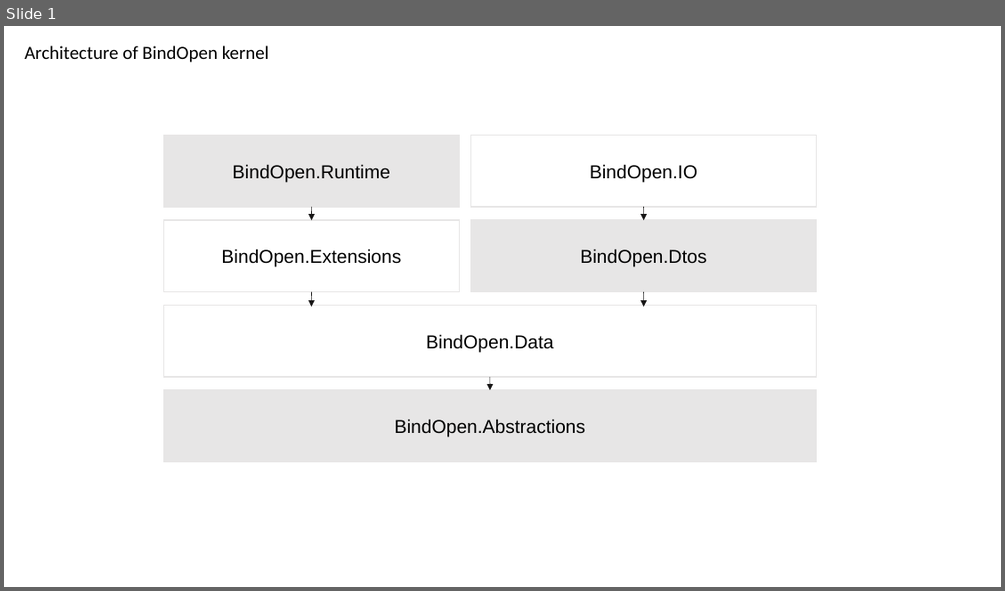
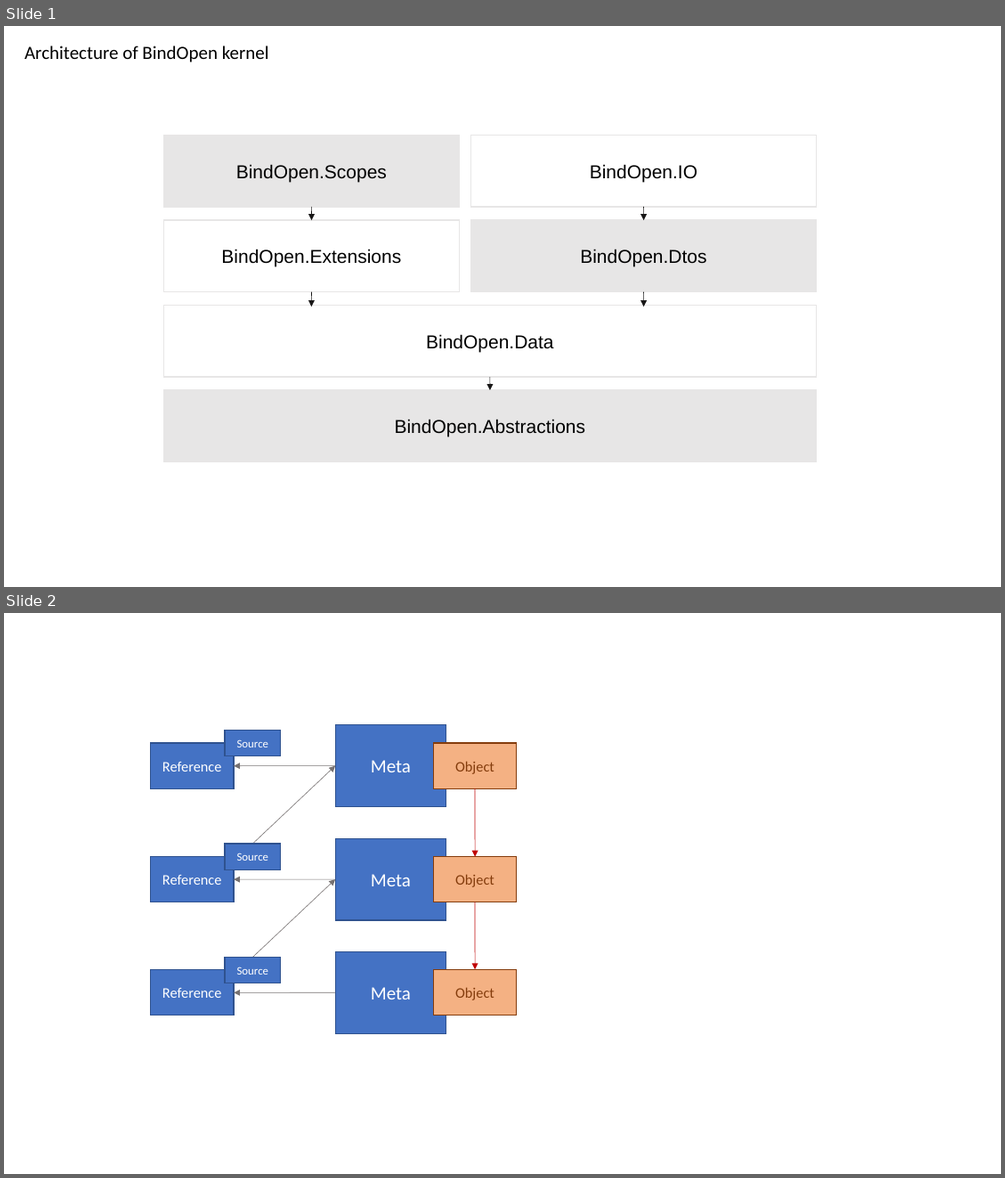
Before and after one commit to bindopen/BindOpen.Kernel, a slide deck: docs/ress/bindopen/BindOpen_Schemas.ppt. Shown one above the other, each under a label of ours: slide 1 before the commit, slides 1 and 2 after it. The pictures are 1005x591 and 1005x1178 pixels, drawn with LibreOffice and Linux fonts; fonts in the diff are those of the drawing. Boxes give left, top, right and bottom in pixels: in the first picture for what was removed or moved away, otherwise in the second. Text is boxed around its words. In the diff, an @@ line names an element or a change of style, - is before the commit and + after.

```diff
--- a/docs/ress/bindopen/BindOpen_Schemas.ppt
+++ b/docs/ress/bindopen/BindOpen_Schemas.ppt
@@ slide 2 added at (4,613,1001,1174), background #FFFFFF @@
@@ rectangle added at (151,743,234,788), fill #4472C4, outline #2F528F 0.99 pt, 14 pt, text #FFFFFF @@
+Reference
@@ rectangle added at (225,730,281,755), fill #4472C4, outline #2F528F 0.99 pt, 11 pt, text #FFFFFF @@
+Source
@@ rectangle added at (335,725,445,806), fill #4472C4, outline #2F528F 0.99 pt, 18 pt, text #FFFFFF @@
+Meta
@@ rectangle added at (433,743,516,788), fill #F4B183, outline #843C0C 0.99 pt, 14 pt, text #843C0C @@
+Object
@@ arrow added from (335, 765) to (234, 765), #767171 0.51 pt @@
@@ arrow added from (253, 844) to (335, 765), #767171 0.51 pt @@
@@ arrow added from (475, 788) to (475, 857), #C00000 0.51 pt @@
@@ rectangle added at (225,844,281,869), fill #4472C4, outline #2F528F 0.99 pt, 11 pt, text #FFFFFF @@
+Source
@@ rectangle added at (335,839,445,920), fill #4472C4, outline #2F528F 0.99 pt, 18 pt, text #FFFFFF @@
+Meta
@@ rectangle added at (151,857,234,902), fill #4472C4, outline #2F528F 0.99 pt, 14 pt, text #FFFFFF @@
+Reference
@@ arrow added from (335, 879) to (234, 879), #767171 0.51 pt @@
@@ arrow added from (253, 957) to (335, 879), #767171 0.51 pt @@
@@ rectangle added at (433,857,516,902), fill #F4B183, outline #843C0C 0.99 pt, 14 pt, text #843C0C @@
+Object
@@ arrow added from (475, 902) to (475, 969), #C00000 0.51 pt @@
@@ rectangle added at (225,957,281,983), fill #4472C4, outline #2F528F 0.99 pt, 11 pt, text #FFFFFF @@
+Source
@@ rectangle added at (335,951,445,1033), fill #4472C4, outline #2F528F 0.99 pt, 18 pt, text #FFFFFF @@
+Meta
@@ rectangle added at (151,969,234,1015), fill #4472C4, outline #2F528F 0.99 pt, 14 pt, text #FFFFFF @@
+Reference
@@ rectangle added at (433,969,516,1015), fill #F4B183, outline #843C0C 0.99 pt, 14 pt, text #843C0C @@
+Object
@@ arrow added from (335, 992) to (234, 993), #767171 0.51 pt @@
@@ slide 1 changed as well @@
@@ text in rectangle at (236,164,387,182): text changed @@
-BindOpen.Runtime
+BindOpen.Scopes
```
Also in this commit, not shown: 4 other files.
